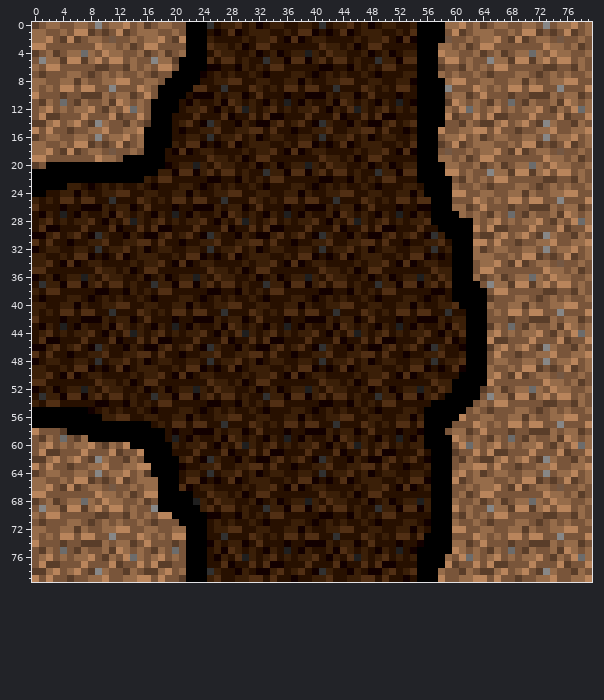
Two states of a sprite sheet, assets/map/node_13.png. The picture above was drawn from the file before the commit.
The file is 80x80 pixels. Colours within 5 levels of each other are drawn and written as one.
Once edited:
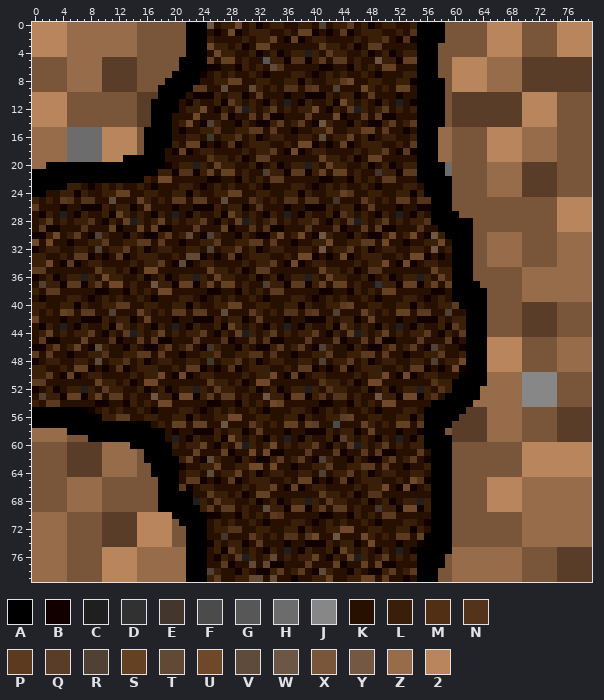
Palette (. is transparent): A #000000  B #120000  C #1f1f1f  D #313131  E #43362d  F #4b4b4b  G #575757  H #6c6c6c  J #878787  K #271000  L #3a1f08  M #512f14  N #53331a  P #5c3a1f  Q #593d29  R #514135  S #654124  T #614936  U #6f4829  V #5e4b3c  W #6e5644  X #79553a  Y #745844  Z #966c4a  2 #b9855c
Difference:
Changed rows in their new state; - is an unchanged pixel.
first column x 0:
 0 22222Z--ZZZ--ZZXX-XX-----W---U-----------R---P-------------XXX-XX22222XX-X-22-22
 1 22222ZZZZZZZZZZXXX--X-------U---------SS----P---------N-----XX-XX22222XXX-X2-222
 2 22-22ZZZ--ZZZZ--XXX-XX------------S--S------------N--N-----X--X-X2-22-X-XX-22222
 3 --222ZZZZZ--Z-Z-XX-------U------SS-------P------PP--------XX-XX-X-2222---XX22222
 4 22222--Z-ZZ--ZZXX-XX-X----U---------------P---------------XXX--XX22222XXX-X22222
 5 -XXXXZZZ-ZQQQQQ--XXXX----S-SS----G---NN--P-PP----W---SS----X-2222Z--ZZQ-QQQQQQQQ
 6 X-XX-ZZZZZ-QQ-Q-X-XX--------------TN--------------SS------X-22222ZZZZZQQQ--QQ-QQ
 7 -X-----ZZZQQQQQX-X----------------------------------------X-22222ZZZZ-QQ-QQQQQQQ
 8 XX--X-Z-ZZQQQQQ-XX----------SS--------------PU-------------X--222-ZZ---QQQQQQQQQ
 9 X-X-XZZZZZQQQQQXX------PP--V---T----NN-NP--R---U----SS-----X222-2Z-ZZZQQQQQQQQQQ
10 -2222--XXXX-XXXQQQ--------------P---------------P-----------QQ-QQQQQ-Q22222-XXX-
11 22222-XX--XXXX-QQ-----------P---------------U--------------XQQQQQ-QQQQ22222XXX-X
12 22-22-XXX-XX-XXQQ-------U----P----P-----U----P----P--------XQQQQQQQQQQ22-22X-XXX
13 2-222--X---XX--QQ------U---P---P-P-----P---U---P-P---------X-QQQQQ--QQ2-222XX--X
14 222-2XX-XXX--XXQ------U--R---------P--P--W---------P--P-----Q-QQ--QQQQ-2222--XX-
15 ZZZZZHHHHH-2222X----------N----PP-P-------S----SS-P-------ZZ-XXXX2-222ZZ--Z--XXX
16 ZZ--ZHHHHH222-2X---------E---N-----------V---S------------Z-XX-XX22222--ZZZXXX-X
17 --ZZ-HHHHH22-22X------SS----N---------UU----S---------P---ZZXX-XX22222ZZZZZ-XX-X
18 --ZZZHHHHH22222------S------------P--U------------P--P----ZZ--X-X2-22-ZZ--ZX--X-
19 ZZZZZHHHHH222------------N------PP-------S------SS-----------XX-X-2222ZZZZ-X-XX-
20 ZZ------------------------S---------------S----------------HX--XXZ-ZZ-QQQQQXX--X
21 ---------------------NN--S-SS----R---PP--S-SS----E---PP----HX-X--Z--ZZQ-QQQXX-X-
22 ------------------UU--------------PP--------------PP---------XX-XZZZZZQQQ----XX-
23 ------------------------------------------------------------X--X-ZZZZ-QQ-QQ-X--X
24 ------------SS--------------SS--------------SN--------------XX--X-ZZ---QQQQXXX--
25 ----PN-NN--V---S----PP-PP--V---N----NN-NN--E---P----PP-NN------XX-X-XX-XX--2222-
26 P---------------S---------------N---------------P-----------XXX-X---X--XXXX22222
27 ------------S---------------S---------------N----------------X-X-XX-X-XX--X2-222
28 --P-----N----S----S-----P----S----N-----N----P----P-----N------X-XX-X-XXX-X22-22
29 -P-----N---S---S-S-----P---S---N-N-----N---N---P-P-----N-------X-XXX---X----222-
30 ---U--P--R---------P--T--R---------U--U--W---------U--U--W------XZ-ZZ-X-XXXZZZ-Z
31 U-U-------P----PP-P-------P----PP-P-------U----PP-U-------U----XXZZZZZ--XXXZZ--Z
32 ---------R---P-----------R---P-----------W---P-----------W-----XXZ--ZZXX-X---ZZ-
33 ------PP----P---------TT----P---------UU----U---------UU-------XX-ZZ-ZXXX-XZZZZ-
34 --U--P------------P--T------------P--U------------U--U----------X-ZZZZX-XX-ZZZ-Z
35 PP-------P------UU-------S------PP-------S------NN-------S------XX----ZZZZ--Z-ZZ
36 ----------U---------------S---------------S---------------S----XX-XX-X-Z-ZZ--ZZ-
37 -R---PP--P-UU----W---SS--S-SS----R---PP--S-SS--------SS--S-S-----XXXXXZZ-ZZZZZ-Z
38 --PP--------------UU--------------PP--------------SS--------------XX--ZZZZZZZZ-Z
39 -----------------------------------------------------------------X---X-ZZZ-Z-ZZ-
40 ------------PP--------------SS--------------PS--------------P----X--XX-QQQQXXX--
41 ----SP-PP--R---S----PP-PP--V---P----NN-NP--R---S----SS-PP--R------X-XXQQQQQX---X
42 S---------------S---------------P---------------S-------------------X-Q---Q-XXX-
43 ------------P---------------S---------------P---------------P----XX-X--QQQQXXX-X
44 --S-----P----P----S-----P----S----P-----P----S----S-----P----P---XX-X-QQQQ-X-XXX
45 -P-----S---N---P-P-----P---N---N-N-----P---P---P-P-----P---P------2222-X---ZZZZZ
46 ---P--S--V---------P--P--E---------P--P--R---------P--P--R-------22-22X-XXXZZZ-Z
47 P-P-------N----PP-P-------N----NN-N-------P----PP-P-------P------2-222--XXXZZ--Z
48 ---------V---N-----------E---N-----------R---P-----------R---U---22222XX-X---ZZ-
49 ------SS----N---------PP----N---------PP----P---------PP----U----22222XXX-XZZZZ-
50 --P--S------------U--U------------U--S------------U--U------------ZZZZJJJJJX--X-
51 PP-------S------UU-------P------UU-------N------UU-------N-------ZZZZZJJJJJX-XX-
52 ----------P---------------P---------------N---------------N-----ZZ-ZZ-JJJJJXX--X
53 -R---SS--S-PP----W---UU--P-PP----W---SS--N-NN----W---UU--N------ZZ--ZZJJJJJXX-X-
54 --PP--------------UU--------------US--------------UU-----------Z-ZZZZZJJJJJ--XX-
55 --------------------------------------------------------------QQQZZZZ-X-X-XQQQQQ
56 ------------PP--------------UU--------------QS---------------QQQQ-ZZ--XX--XQQQQQ
57 --------------------SS-SS--W---P----SS-SQ--F---S----SS-P----QQQQQZ-ZZZ-XX--QQQQQ
58 ZZZZZ---------------------------P---------------S-----------QQ-QQZZZZZ-XXXXQQQ-Q
59 ZZ-ZZ-XX--------------------U---------------Q---------------QQQQQZ-ZZZXX--X-QQQQ
60 -XX-XQQQQQZ-ZZ----------S----S----U-----P----P----P----------XXX-XX-X-22-2222-22
61 -XXX-QQQQQZZZZZX-------S---S---U-U-----P---P---P-P-----P----X--X-XXX--2-222-222-
62 XXXX-QQQ-Q-ZZZ--------S--V---------P--P--R---------P--P------XX-XXXX-X-222222222
63 X-X---QQQQZZZ--XX---------S----UU-U-------P----PP-P----------XXXX-X--X2222-2222-
64 X-XX-QQQQQZ--ZZXX--------V---S-----------R---P--------------XX-XX-XX--2222222-22
65 XX--XZZZZZX-XX-XXX----PP----P---------SS----P---------UN----XX-XX22222ZZZZZZZZZ-
66 XXX-XZZZ---X--X-XX---P------------S--S------------U--U--------X-X2-22-ZZ--ZZZZ-Z
67 XX---ZZZZZXX-XX-XX-------P------SS-------P------NN-----------XX-X-2222ZZZZ--Z-ZZ
68 X-XX---Z-ZXXX--XX---------P---------------P-----------------X--XX22222-Z-ZZ--ZZ-
69 -XXXXZZZ-Z-XX-X--X-------P-PP----V---SS--P-PP----E---UU-----X-X--2222-ZZ-ZZZZZ-Z
70 -ZZZZ----X-QQ-Q222----------------PN--------------PP---------XX-X-XX--ZZZZZZZZ-Z
71 ZZZZZXX-X-QQQQQ22222----------------------------------------X--X-X---X-ZZZ-Z-ZZ-
72 --ZZ-XXX--QQQQQ22222XX------NN--------------UU--------------XX--XX--XXZ-ZZ--ZZZZ
73 -Z-ZZX-XX-QQQQQ-2222XX-----E---P----NN-NU--W---U----PP-S-------XX-X-XXZZZZZZZZZZ
74 ZZZZZ--XXXQQQQ-2-222X-----------P---------------U-----------XXX-X---X-ZZZZ-Z--ZZ
75 ZZ-ZZ-XX--22-22-ZZ-ZZZ------P---------------S---------------Z-Z-ZZ-ZZZXX--X-QQQQ
76 Z-ZZ--XXX-222-2-Z-ZZ-Z-------P----T-----S----S----P--------XZZZ-Z-ZZ-ZXXX-XQQQQQ
77 ZZZZZ--X--2-222ZZZZZZZ-----P---T-T-----P---S---S-S---------XZZZZZZZZZZ-X---Q-QQQ
78 ZZ-ZZXX-XX22222ZZZ-ZZ----R---------P--P--V---------P--P---X-ZZ-ZZZ-ZZ-X-XXXQQ-QQ
79 ZZZZZX--XX-2222ZZZZZZZ----P----TT-T-------S----SS-P-------X-Z--ZZZZZZZ--XXXQQQQQ
